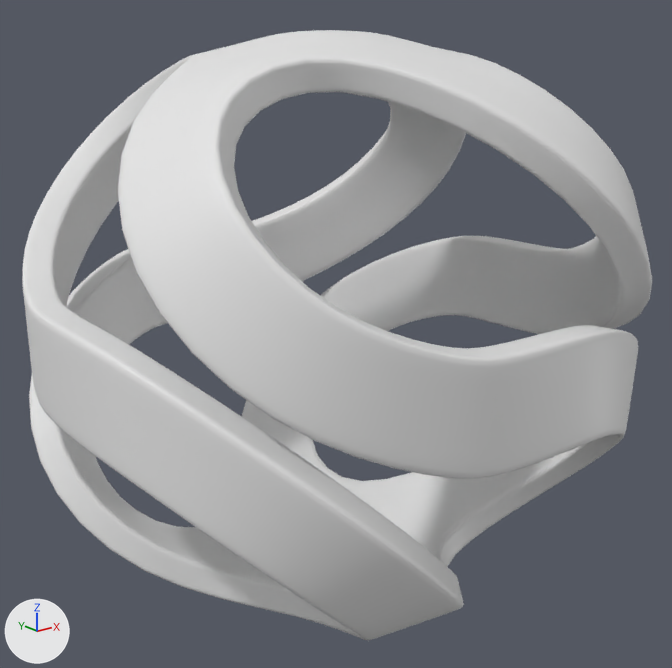
The Blender file Assets/Prefabs/Goal/coolshape.blend: old version first, new version second.
Camera for both pictures: a 50 mm lens placed at (-2.98, -3.78, 1.44), pointed at (0.01, -0.03, -0.05). Arrows for +X, +Y and +Z are at lower left; the lights stay in place.

The scene before the commit, as lines of its bpy script (objects in view):
```python
me_cube_001 = bpy.data.meshes.new('Cube.001')
me_cube_001.from_pydata(...)  # 1472 vertices, 1488 faces; spans x -1.53..1.53, y -1.53..1.53, z -1.5..1.5
me_cube_001.polygons.foreach_set('use_smooth', [True] * 1488)
ob_coolassshape = bpy.data.objects.new('CoolAssShape', me_cube_001)
ob_coolassshape.location = (0.0, 0.0, 0.0)
_m = ob_coolassshape.modifiers.new('Subdivision', 'SUBSURF')
_m.levels = 4
```
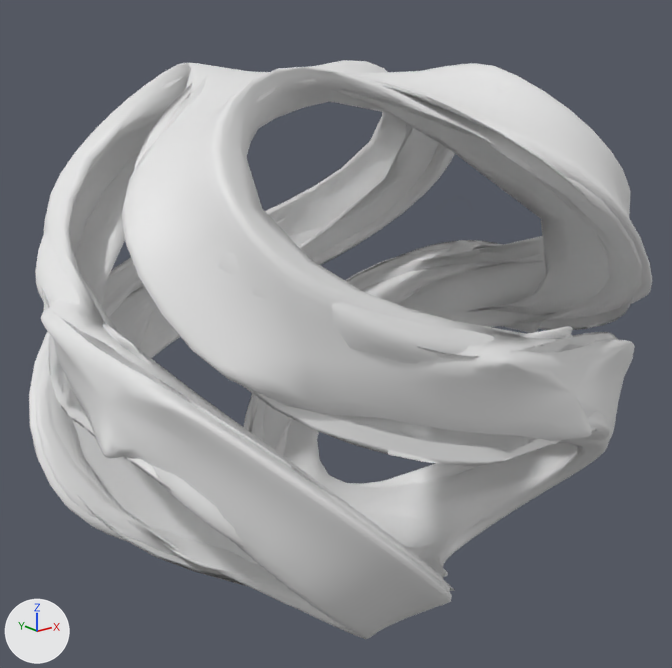
Pixel boxes (x1, y1, x2, y2) of what changed, in the pictures (672 x 668 px):
```json
{"object": "CoolAssShape", "change": "reshaped", "before": [22, 30, 652, 640], "after": [29, 60, 652, 639]}
{"part": 1, "of": "me_cube_001", "change": "deleted", "before": [22, 30, 648, 619]}
```

Edits to the scene script, one JSON object a line:
```json
{"block": "me_cube_001", "where": "# used by ob_coolassshape; location = (0.0, 0.0, 0.0)"}
{"op": "remove", "block": "me_cube_001", "code": "me_cube_001.from_pydata(...)  # 1472 vertices, 1488 faces; spans x -1.53..1.53, y -1.53..1.53, z -1.5..1.5"}
{"op": "add", "block": "me_cube_001", "code": "me_cube_001.from_pydata(...)  # 960 vertices, 596 faces; spans x -1.53..1.53, y -1.53..1.53, z -1.46..1.46"}
{"block": "me_cube_001", "change": "me_cube_001 part 1: 512 vertices removed from x -1.5..1.5, y -1.5..1.5, z -1.5..1.5"}
```
